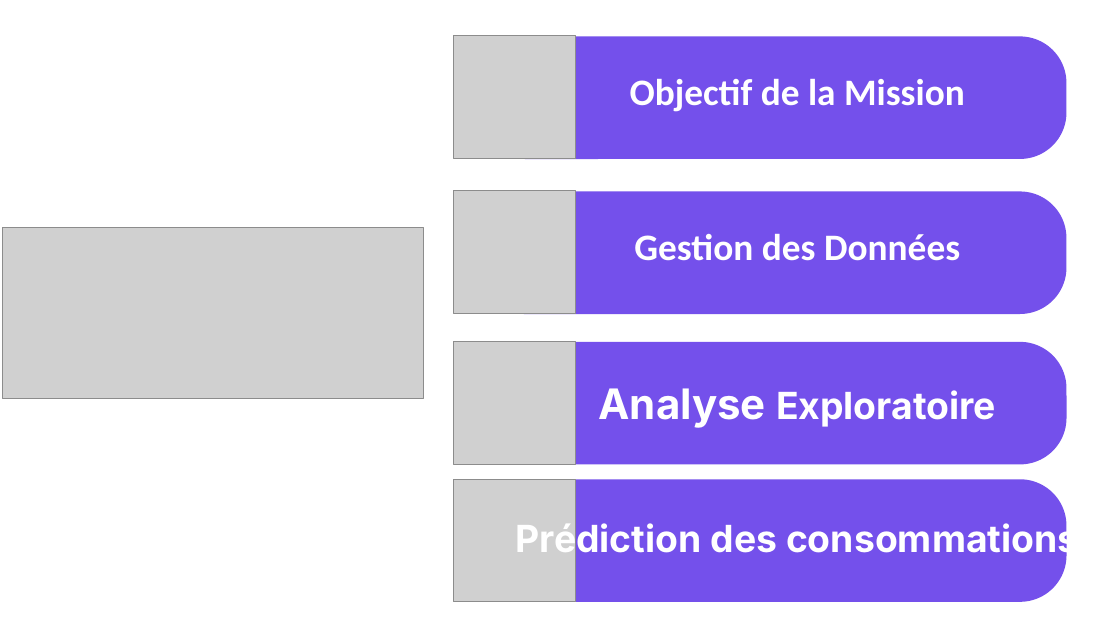
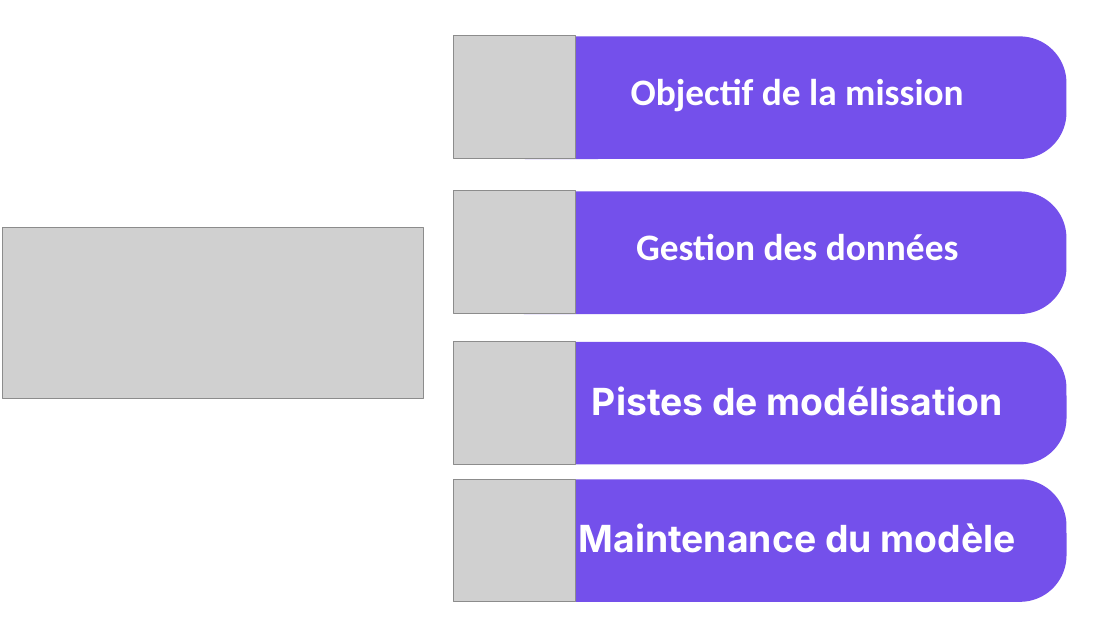
Before and after one commit to amaye15/OpenClassroom--Machine-Learning-Engineer, a slide deck: slide 2 of P4/P4.pptx. Drawn at 1120x630 pixels with LibreOffice and Linux fonts; fonts in the diff are those of the drawing; grey boxes stand for pictures. Boxes give left, top, right and bottom in pixels: in the first picture for what was removed or moved away, otherwise in the second. Text is boxed around its words. In the diff, an @@ line names an element or a change of style, - is before the commit and + after.

```diff
--- a/P4/P4.pptx
+++ b/P4/P4.pptx
@@ text at (631, 79, 964, 112): text changed @@
-Objectif de la Mission
+Objectif de la mission
@@ text at (636, 234, 959, 261): text changed @@
-Gestion des Données
+Gestion des données
@@ text at (592, 386, 1002, 416): text changed @@
-Analyse Exploratoire
+Pistes de modélisation
@@ text at (579, 523, 1016, 553): text changed @@
-Prédiction des consommations
+Maintenance du modèle
```
Also in this commit, not shown: 6 other slides changed, 3 slides added, 1 slide removed, 5 other files.
